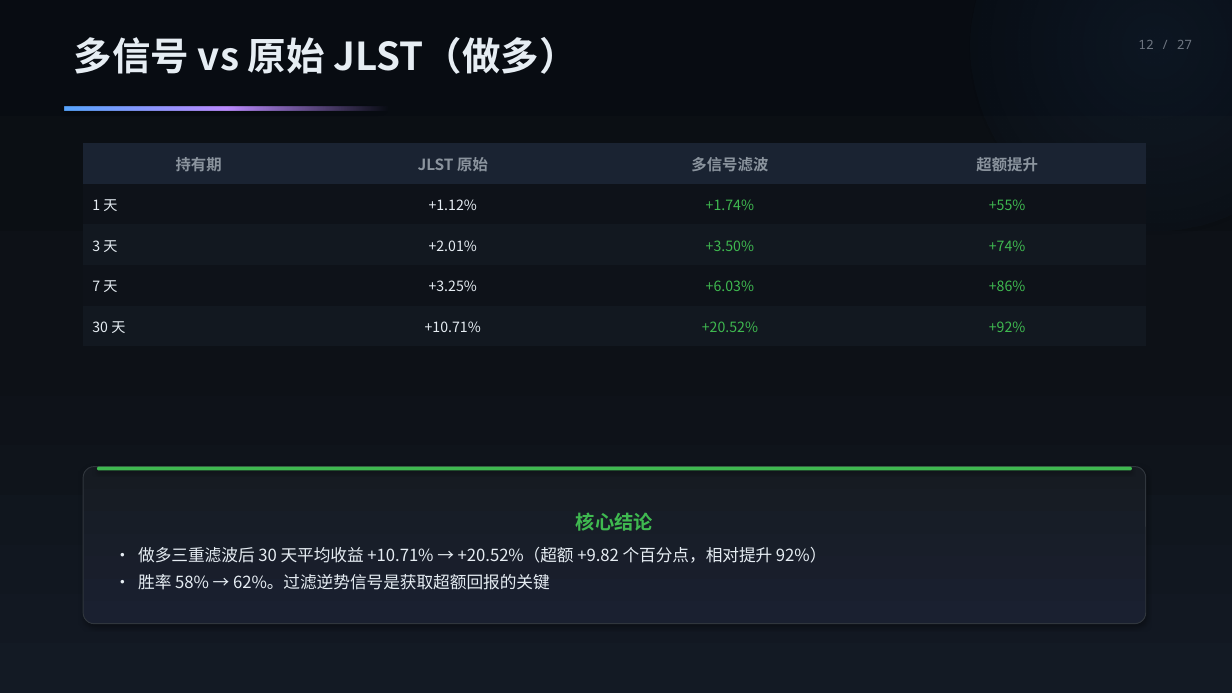
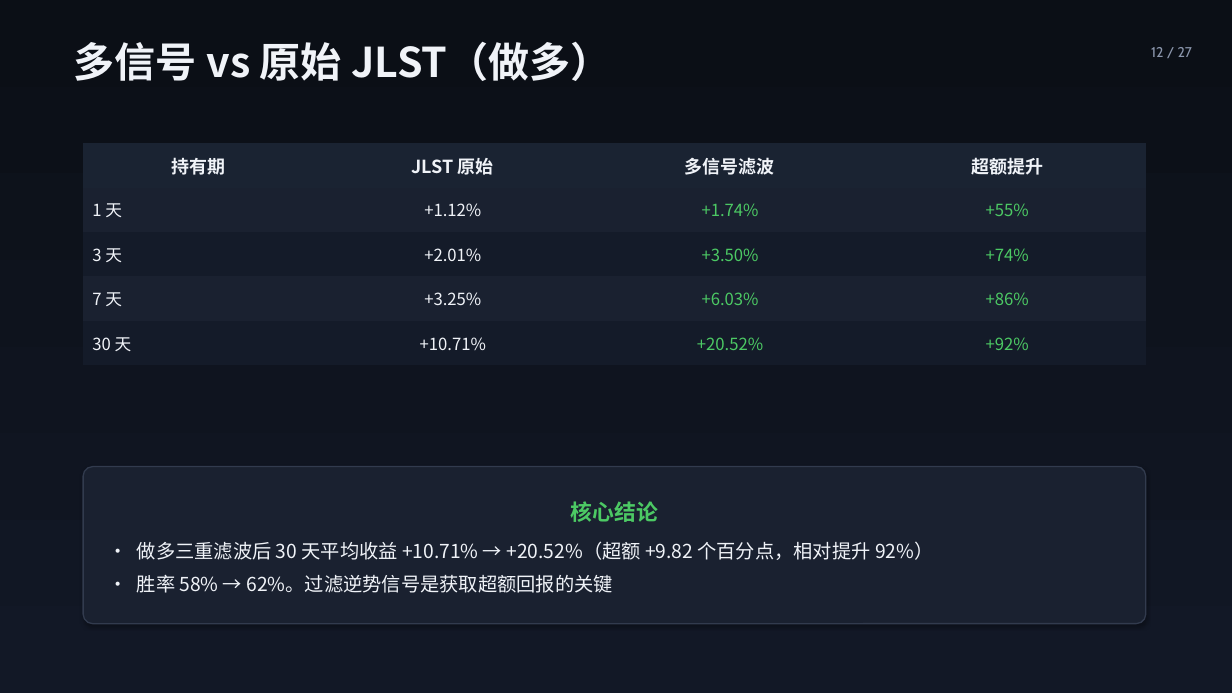
Before and after one commit to hhysteric/btc-momentum-pro, a slide deck: slide 12 of BTC_Momentum_演示.pptx. Drawn at 1232x693 pixels with LibreOffice and Linux fonts; fonts in the diff are those of the drawing. Boxes give left, top, right and bottom in pixels: in the first picture for what was removed or moved away, otherwise in the second. Text is boxed around its words. In the diff, an @@ line names an element or a change of style, - is before the commit and + after.

```diff
--- a/BTC_Momentum_演示.pptx
+++ b/BTC_Momentum_演示.pptx
@@ background #FFFFFF to gradient #0B0F16 to #121826 @@
@@ ellipse removed at (x1=970, y1=0, x2=1232, y2=231) @@
@@ text "多信号 vs 原始 JLST（做多）" at (x1=74, y1=42, x2=612, y2=81): size 30 to 32 pt, text colour #E6EDF3 to #F0F3F8 @@
@@ text "12 / 27" moved from (x1=1138, y1=40, x2=1192, y2=49) to (x1=1151, y1=47, x2=1192, y2=57) @@
@@ text "12 / 27" at (x1=1151, y1=47, x2=1192, y2=57): size 10 to 11 pt, font Noto Sans Mono to Cabin, text colour #6E7681 to #8B96AC @@
@@ rectangle removed at (x1=65, y1=106, x2=388, y2=110) @@
@@ table at (x1=83, y1=143, x2=1146, y2=365) @@
@@ fill #0E1219 to #1A2130 in 8 cells @@
@@ fill #121820 to #141B29 in 8 cells @@
@@ size 12 to 14 pt, text colour #8B949E to #F0F3F8 in "持有期", "JLST 原始", "多信号滤波", "超额提升" @@
@@ size 11 to 13 pt in "1 天", "+1.12%", "+1.74%", "+55%" and 12 more places @@
@@ text colour #E6EDF3 to #F0F3F8 in "1 天", "+1.12%", "3 天", "+2.01%" and 4 more places @@
@@ text colour #3FB950 to #4CC964 in "+1.74%", "+55%", "+3.50%", "+74%" and 4 more places @@
@@ rounded rectangle "核心结论" at (x1=83, y1=467, x2=1146, y2=624): size 15 to 17 pt, text colour #3FB950 to #4CC964 in "核心结论"; size 13 to 15 pt, text colour #E6EDF3 to #F0F3F8; more space between paragraphs; fill gradient #161B22 to #1A2030 to #1A2130; outline #30363D 0.75 pt to #323B4E 1 pt; shadow changed; proportions changed @@
@@ rounded rectangle removed at (x1=97, y1=467, x2=1132, y2=470) @@
```
Also in this commit, not shown: 26 other slides changed, 1 other file.
